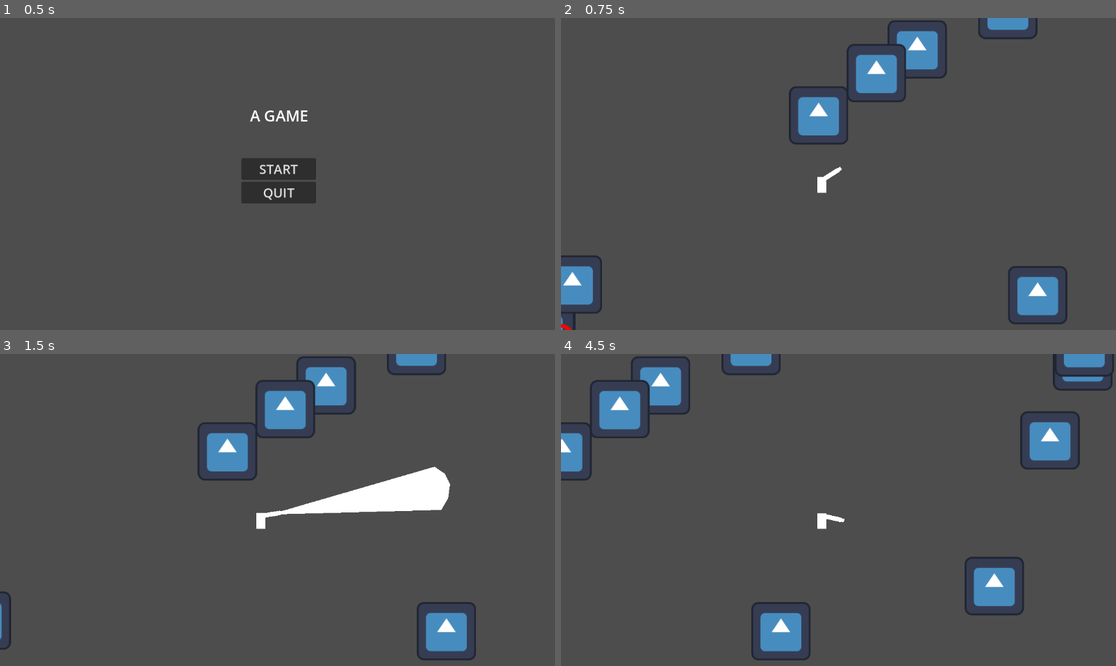
Above: before the commit, frames 1-4 (two rows, left to right).
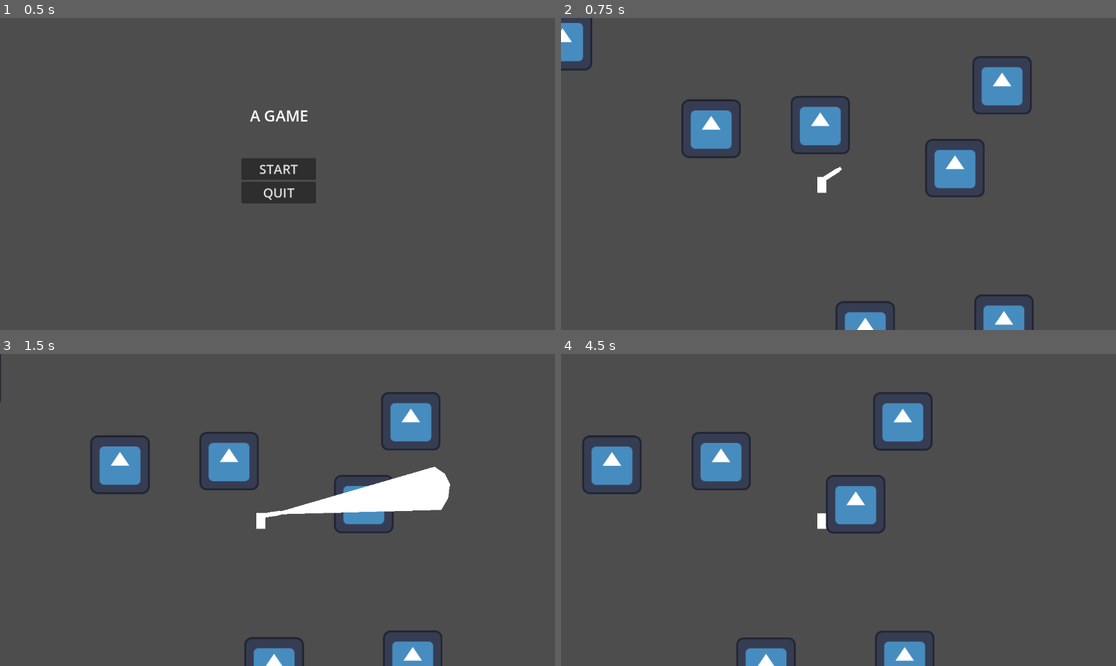
Above: after the commit, the same moments.

Repository: JakeTheHermitCrab/GodotGame-FlashSpace
Game: Godot game, scene res://scenes/start_screen.tscn
The game is run twice, just before and just after one commit, with the same random seed, the same clock (stepped at 60 frames per second) and the same inputs. The engine's default icon, where the game draws it, is replaced by a stand-in: a white triangle on a blue panel in a dark square.
Inputs (mouse positions are in pixels of both pictures, inside the frame that each line leads up to):
- Up to frame 1 (0.5 s): no input
- Up to frame 2 (0.75 s): click "START" at 0.5 s
- Up to frame 3 (1.5 s): tap Enter (ui_accept) at 1.25 s; move the mouse to (399, 494) at 1.27 s; hold D (right) from 1.28 s (still down); tap 1 (itemSlot1) at 1.35 s; click (399, 494) at 1.42 s
- Up to frame 4 (4.5 s): tap Enter (ui_accept) at 1.52, 2.27, 3.77 s; move the mouse to (727, 525) at 2.02 s; tap 2 (itemSlot2) at 2.1 s; move the mouse to (894, 441) at 2.77 s; release D (right) at 2.78 s; hold A (left) 2.78-3.53 s; tap 3 (itemSlot3) at 2.85 s; move the mouse to (810, 572) at 3.52 s; hold D (right) from 3.53 s (still down); click (810, 572) at 3.6 s; move the mouse to (1005, 556) at 4.27 s; tap 1 (itemSlot1) at 4.35 s

Frame 1 is identical in both runs. In frame 2, 11% of the frame differs, in the area x 0-92%, y 0-100%; in frame 3, 9.1%; in frame 4, 13%, in the area x 0-100%, y 0-100%.
Error after the commit: Invalid operands 'Callable' and 'int' in operator '*'. (res://scripts/enemy.gd:27)

Commit message:
attempts at making enemy ai

Diff:
--- a/scenes/enemy.tscn
+++ b/scenes/enemy.tscn
@@ -14,3 +14,17 @@
 
 [node name="CollisionShape2D" type="CollisionShape2D" parent="." unique_id=1594736226]
 shape = SubResource("RectangleShape2D_5uy6h")
+
+[node name="NavigationAgent2D" type="NavigationAgent2D" parent="." unique_id=403966840]
+avoidance_enabled = true
+radius = 100.0
+
+[node name="RayCast2D" type="RayCast2D" parent="." unique_id=1694817426]
+exclude_parent = false
+target_position = Vector2(299, 0)
+
+[node name="RayCast2D2" type="RayCast2D" parent="." unique_id=1108931993]
+target_position = Vector2(280, -45)
+
+[node name="RayCast2D3" type="RayCast2D" parent="." unique_id=285283369]
+target_position = Vector2(273, 52)
--- a/scenes/main.tscn
+++ b/scenes/main.tscn
@@ -4,12 +4,20 @@
 [ext_resource type="PackedScene" uid="uid://vuyd4iy5enf8" path="res://scenes/player.tscn" id="1_o5qli"]
 [ext_resource type="PackedScene" uid="uid://bwn71a3u6m4d" path="res://scenes/playerArm.tscn" id="2_0wfyh"]
 [ext_resource type="Script" uid="uid://b4w2yn84xhkdo" path="res://scripts/bg_2.gd" id="2_85g3d"]
+[ext_resource type="Script" uid="uid://dg7x73ec7n1bb" path="res://scenes/navigation_region_2d.gd" id="2_a8y0u"]
 [ext_resource type="Texture2D" uid="uid://b3wqgpvu7mu3h" path="res://assets/cranfield-traditional-etching-ink-soft-black.jpg" id="3_choun"]
 [ext_resource type="PackedScene" uid="uid://cbokvjx62lqru" path="res://scenes/flash_light.tscn" id="3_sugp2"]
 [ext_resource type="Texture2D" uid="uid://gy8rm8chctac" path="res://assets/static.png" id="3_ya4ey"]
 [ext_resource type="PackedScene" uid="uid://cfm5cgsjsj8aq" path="res://scenes/shotgun.tscn" id="5_tbgi4"]
 [ext_resource type="PackedScene" uid="uid://dawsnfcxawrmi" path="res://scenes/compas.tscn" id="6_tefeu"]
 [ext_resource type="Script" uid="uid://dgienq4igj2ro" path="res://scripts/bg.gd" id="8_tipki"]
+[ext_resource type="Texture2D" uid="uid://demltojmyi5nj" path="res://icon.svg" id="11_ya4ey"]
+[ext_resource type="PackedScene" uid="uid://dgiya2u5hq2b5" path="res://scenes/enemy.tscn" id="12_eb6dy"]
+
+[sub_resource type="NavigationPolygon" id="NavigationPolygon_trceg"]
+vertices = PackedVector2Array(6168.0313, -5338.0234, 6210.961, 5879.961, -6098.9766, 5837.0313, -6085.008, -5362.9688)
+polygons = Array[PackedInt32Array]([PackedInt32Array(0, 1, 2, 3)])
+outlines = Array[PackedVector2Array]([PackedVector2Array(-6095, -5373, 6178, -5348, 6221, 5890, -6109, 5847)])
 
 [sub_resource type="AtlasTexture" id="AtlasTexture_eb6dy"]
 atlas = ExtResource("3_ya4ey")
@@ -47,8 +55,26 @@
 "speed": 100.0
 }]
 
+[sub_resource type="RectangleShape2D" id="RectangleShape2D_choun"]
+size = Vector2(12284, 185)
+
+[sub_resource type="RectangleShape2D" id="RectangleShape2D_ya4ey"]
+size = Vector2(174, 11621)
+
+[sub_resource type="RectangleShape2D" id="RectangleShape2D_eb6dy"]
+size = Vector2(12598, 125)
+
+[sub_resource type="RectangleShape2D" id="RectangleShape2D_trceg"]
+size = Vector2(347, 11604)
+
 [node name="main" type="Node" unique_id=941396977]
 script = ExtResource("1_jyhfs")
+
+[node name="NavigationRegion2D" type="NavigationRegion2D" parent="." unique_id=1499425060]
+navigation_polygon = SubResource("NavigationPolygon_trceg")
+script = ExtResource("2_a8y0u")
+
+[node name="enemy" parent="." unique_id=347087174 instance=ExtResource("12_eb6dy")]
 
 [node name="playerRelated" type="Node2D" parent="." unique_id=1936004290]
 
@@ -99,6 +125,56 @@
 texture = ExtResource("3_choun")
 script = ExtResource("8_tipki")
 
+[node name="barriers" type="Node" parent="." unique_id=185515118]
+
+[node name="wall" type="StaticBody2D" parent="barriers" unique_id=1358631453]
+position = Vector2(-1080, -5361)
+
+[node name="CollisionShape2D" type="CollisionShape2D" parent="barriers/wall" unique_id=432553866]
+position = Vector2(1141, -102.5)
+shape = SubResource("RectangleShape2D_choun")
+
+[node name="Sprite2D" type="Sprite2D" parent="barriers/wall" unique_id=198243551]
+position = Vector2(1161.5002, 0)
+scale = Vector2(95.02344, 1)
+texture = ExtResource("11_ya4ey")
+
+[node name="wall1" type="StaticBody2D" parent="barriers" unique_id=224560284]
+position = Vector2(-6275, -1789)
+
+[node name="CollisionShape2D" type="CollisionShape2D" parent="barriers/wall1" unique_id=225713707]
+position = Vector2(89, 1991.5)
+shape = SubResource("RectangleShape2D_ya4ey")
+
+[node name="Sprite2D" type="Sprite2D" parent="barriers/wall1" unique_id=1233078379]
+position = Vector2(53, 2090.4995)
+scale = Vector2(1.828125, 89.41407)
+texture = ExtResource("11_ya4ey")
+
+[node name="wall2" type="StaticBody2D" parent="barriers" unique_id=756612839]
+position = Vector2(-2475, 5880)
+
+[node name="CollisionShape2D" type="CollisionShape2D" parent="barriers/wall2" unique_id=610699252]
+position = Vector2(2501, 52.5)
+shape = SubResource("RectangleShape2D_eb6dy")
+
+[node name="Sprite2D" type="Sprite2D" parent="barriers/wall2" unique_id=1218317277]
+position = Vector2(2586.5005, 0)
+scale = Vector2(95.52344, 1)
+texture = ExtResource("11_ya4ey")
+
+[node name="wall3" type="StaticBody2D" parent="barriers" unique_id=1326187797]
+position = Vector2(6557, 1587)
+
+[node name="CollisionShape2D" type="CollisionShape2D" parent="barriers/wall3" unique_id=2004680675]
+position = Vector2(-180.5, -1306)
+shape = SubResource("RectangleShape2D_trceg")
+
+[node name="Sprite2D" type="Sprite2D" parent="barriers/wall3" unique_id=641190460]
+position = Vector2(-137, -1245.5)
+scale = Vector2(3.140625, 90.07031)
+texture = ExtResource("11_ya4ey")
+
 [connection signal="itemSwitch1" from="." to="playerRelated/player" method="_on_main_item_switch_1"]
 [connection signal="itemSwitch2" from="." to="playerRelated/player" method="_on_main_item_switch_2"]
 [connection signal="itemSwitch3" from="." to="playerRelated/player" method="_on_main_item_switch_3"]
--- /dev/null
+++ b/scenes/navigation_region_2d.gd
@@ -0,0 +1,6 @@
+extends NavigationRegion2D
+
+
+# Called when the node enters the scene tree for the first time.
+func _ready():
+	NavigationServer2D.map_force_update(get_world_2d().navigation_map)
--- a/scenes/object.tscn
+++ b/scenes/object.tscn
@@ -4,9 +4,9 @@
 [ext_resource type="Texture2D" uid="uid://demltojmyi5nj" path="res://icon.svg" id="2_a0y2b"]
 
 [sub_resource type="RectangleShape2D" id="RectangleShape2D_6qvdj"]
-size = Vector2(118, 116)
+size = Vector2(116, 114)
 
-[node name="object" type="AnimatableBody2D" unique_id=1924339480]
+[node name="object" type="StaticBody2D" unique_id=337455429]
 script = ExtResource("1_cbfvs")
 
 [node name="Sprite2D" type="Sprite2D" parent="." unique_id=1289119628]
@@ -17,4 +17,5 @@
 [node name="CollisionShape2D" type="CollisionShape2D" parent="." unique_id=798301575]
 shape = SubResource("RectangleShape2D_6qvdj")
 
-[node name="Timer" type="Timer" parent="." unique_id=318442123]
+[node name="NavigationObstacle2D" type="NavigationObstacle2D" parent="." unique_id=1484293295]
+affect_navigation_mesh = true
--- a/scripts/enemy.gd
+++ b/scripts/enemy.gd
@@ -1,24 +1,28 @@
 extends CharacterBody2D
-# this enemy needs to spawn outside of the camera and despawn when the player is at a certain distance from it
-# It needs to have some sort of searching behavior so that it can find the player
-# If it does then it needs to follow the player and if its close to you then it will attack
+@onready var agent: NavigationAgent2D = $NavigationAgent2D
+@onready var player: CharacterBody2D = $"../playerRelated/player"
+@onready var ray: RayCast2D = $RayCast2D
 
-var speed = 50
-var direction = Vector2.ZERO
-var timer = 0.0
 
+var speed = 200
+var turnStrength = 2.0
 func _ready():
-	newDirection()
+	agent.avoidance_enabled = true
+
 
 func _physics_process(delta):
-	timer -= delta
-	if timer <= 0:
-		newDirection()
-
-	velocity = direction * speed
+	agent.target_position = player.global_position
+	if agent.is_navigation_finished():
+		return
+	var current_pos = global_position
+	var next_path_pos = agent.get_next_path_position()
+	#var new_velocity = (next_path_pos - current_pos).normalized() * speed
+	var dir = (agent.get_next_path_position() - global_position).normalized()
+	ray.target_position = dir * 120
+	ray.force_raycast_update()
+	if ray.is_colliding():
+		var normal = ray.get_collision_normal()
+		var side = dir.rotated(PI / 2)
+		dir = (dir + side * turnStrength).normalized
+		velocity = dir * speed
 	move_and_slide()
-
-func newDirection():
-	var angle = randf_range(0, TAU)
-	direction = Vector2.from_angle(angle)
-	timer = randf_range(2, 5)
--- a/scripts/main.gd
+++ b/scripts/main.gd
@@ -1,12 +1,12 @@
 extends Node
-
+@onready var nav_region = $NavigationRegion2D
 signal itemSwitch1
 signal itemSwitch2
 signal itemSwitch3
 
 var object = preload("res://scenes/object.tscn")
 var endPoint = preload("res://scenes/end_point.tscn")
-var objectCount = 400
+var objectCount = 700
 
 func _ready():
 	endSpawn()
@@ -23,19 +23,36 @@
 			if Input.is_action_just_pressed("itemSlot3"):
 				emit_signal("itemSwitch3")
 
-
 func _on_static_body_2d_game_won() -> void:
 	get_tree().change_scene_to_file("res://scenes/end_screen.tscn")
 
 func objectSpawn():
-	for i in range(objectCount):
-		var instance = object.instantiate()
-		var randomPos = Vector2(randf_range(3000,-3000), randf_range(3000,-3000))
-		instance.global_position = randomPos
-		add_child(instance)
+		var spawnPosition = []
+		var minDist = 150.0
+		for i in range(objectCount):
+			#var instance = object.instantiate()
+			#var randomPos = Vector2(randf_range(6000,-5000), randf_range(5000,-5000))
+			#instance.global_position = randomPos
+			var validPos = false
+			var newPos = Vector2.ZERO
+			var attempts = 0
+			while !validPos and attempts < 100:
+				newPos = Vector2(randf_range(-5000, 6000), randf_range(-5000, 5000))
+				validPos = true
+				for pos in spawnPosition:
+					if newPos.distance_to(pos) < minDist:
+						validPos = false
+						break
+				attempts += 1
+			if validPos:
+				var instance = object.instantiate()
+				instance.global_position = newPos
+				spawnPosition.append(newPos)
+				add_child(instance)
+
 func endSpawn():
 	var instance = endPoint.instantiate()
-	var randomPos = Vector2(randf_range(3000,-3000), randf_range(3000,-3000))
+	var randomPos = Vector2(randf_range(6000,-5000), randf_range(5000,-5000))
 	instance.global_position = randomPos
 	instance.gameWon.connect(_on_static_body_2d_game_won)
 	add_child(instance)
--- a/scripts/object.gd
+++ b/scripts/object.gd
@@ -1,2 +1,5 @@
-extends AnimatableBody2D
+extends StaticBody2D
 # this object needs to randomly spawn outside of the camera and despawn at a certain distance. This object needs to slowly move in a random direction while also spinning
+func _ready():
+	await get_tree().process_frame
+	print("nav_rid:", $NavigationObstacle2D.get_navigation_map())
Not shown, added: scenes/navigation_region_2d.gd.uid
